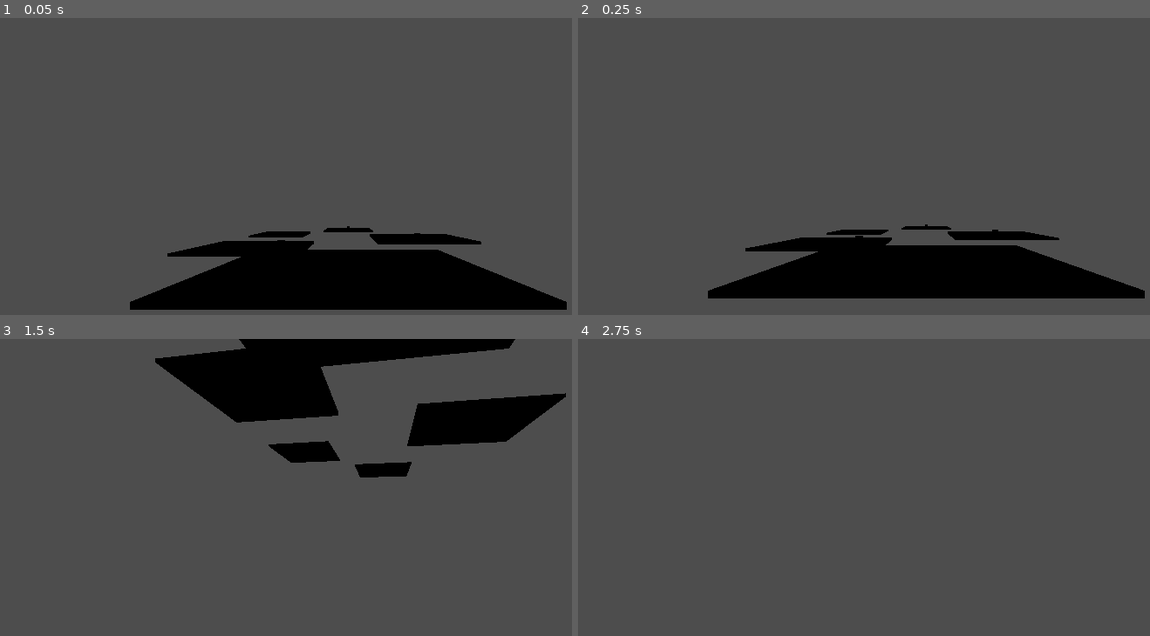
Above: before the commit, frames 1-4 (two rows, left to right).
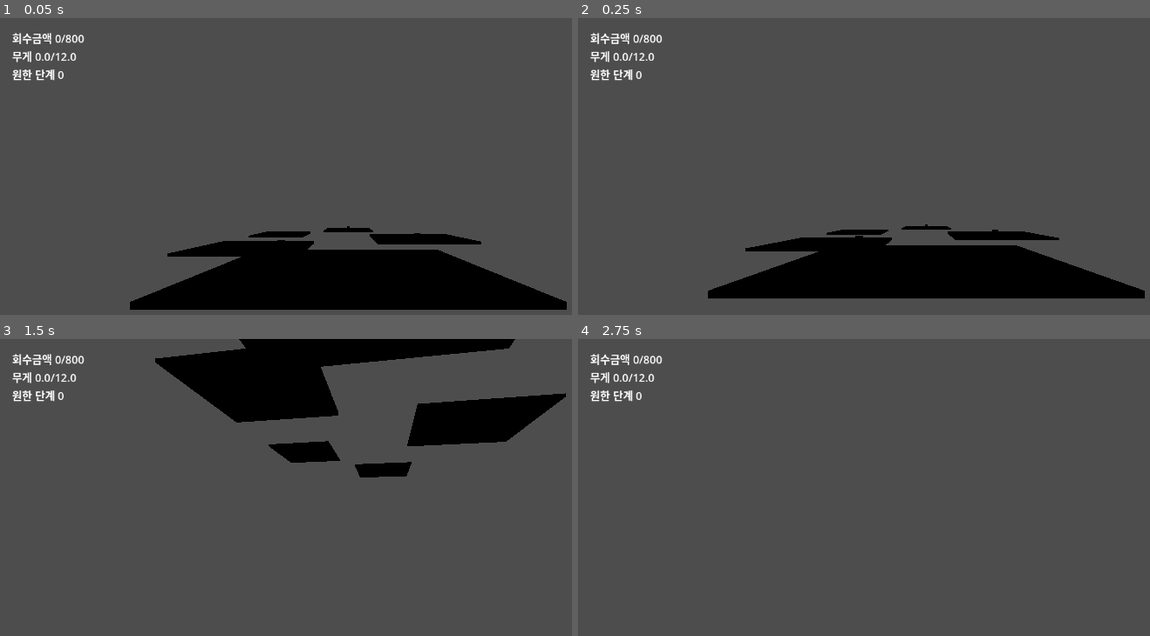
Above: after the commit, the same moments.

Repository: JJonyeok2/K_horror_game
Game: Godot game, scene res://scenes/Main.tscn
Same seed, same stepped clock (60 frames per second), same inputs: the game is played once before the commit and once after it.
Inputs (mouse positions are in pixels of both pictures, inside the frame that each line leads up to):
- Up to frame 1 (0.05 s): no input
- Up to frame 2 (0.25 s): no input
- Up to frame 3 (1.5 s): move the mouse to (388, 532) at 0.52 s; hold W (move_forward) from 0.53 s (still down); tap E (interact) at 0.6, 1.35 s; move the mouse to (314, 535) at 1.27 s
- Up to frame 4 (2.75 s): keep holding W (move_forward); move the mouse to (944, 529) at 2.02 s; tap E (interact) at 2.1 s

The runs differ from the first frame. In frame 1, 0.6% of the frame differs, in the area x 2-15%, y 4-22%; in frame 2, 0.6%; in frame 3, 0.6%; in frame 4, 0.6%.

Commit message:
feat: add prototype HUD

Diff:
--- a/scripts/game/main.gd
+++ b/scripts/game/main.gd
@@ -6,6 +6,7 @@
 const QuotaTracker := preload("res://scripts/core/quota_tracker.gd")
 const ResentmentTracker := preload("res://scripts/core/resentment_tracker.gd")
 const ThreatDirector := preload("res://scripts/core/threat_director.gd")
+const HUDScript := preload("res://scripts/ui/hud.gd")
 
 var player: PlayerController
 var extraction_zone: ExtractionZone
@@ -13,6 +14,7 @@
 var resentment := ResentmentTracker.new()
 var threat_director := ThreatDirector.new()
 var audio_director: AudioDirector
+var hud: HUD
 
 func _ready() -> void:
 	audio_director = AudioDirectorScript.new()
@@ -23,8 +25,24 @@
 	player = PlayerScene.instantiate()
 	add_child(player)
 	player.global_position = Vector3(0, 1, 4)
+	hud = HUDScript.new()
+	add_child(hud)
 	resentment.resentment_changed.connect(_on_resentment_changed)
 	print("K Horror Retrieval Prototype booted")
+
+func _process(_delta: float) -> void:
+	var interaction_label := ""
+	var interactor := player.get_node_or_null("Camera3D/Interactor")
+	if interactor != null:
+		interaction_label = interactor.current_label
+	hud.update_status(
+		quota.recovered_value,
+		quota.required_value,
+		player.inventory.total_weight(),
+		player.inventory.max_weight,
+		resentment.stage(),
+		interaction_label
+	)
 
 func register_artifact(artifact: Artifact) -> void:
 	artifact.picked_up.connect(_on_artifact_picked_up)
--- /dev/null
+++ b/scripts/ui/hud.gd
@@ -0,0 +1,20 @@
+extends CanvasLayer
+class_name HUD
+
+var label: Label
+
+func _ready() -> void:
+	label = Label.new()
+	label.position = Vector2(20, 20)
+	label.add_theme_font_size_override("font_size", 18)
+	add_child(label)
+
+func update_status(quota_value: int, quota_required: int, weight: float, max_weight: float, resentment_stage: int, interaction_label: String) -> void:
+	label.text = "회수금액 %d/%d\n무게 %.1f/%.1f\n원한 단계 %d\n%s" % [
+		quota_value,
+		quota_required,
+		weight,
+		max_weight,
+		resentment_stage,
+		interaction_label
+	]
